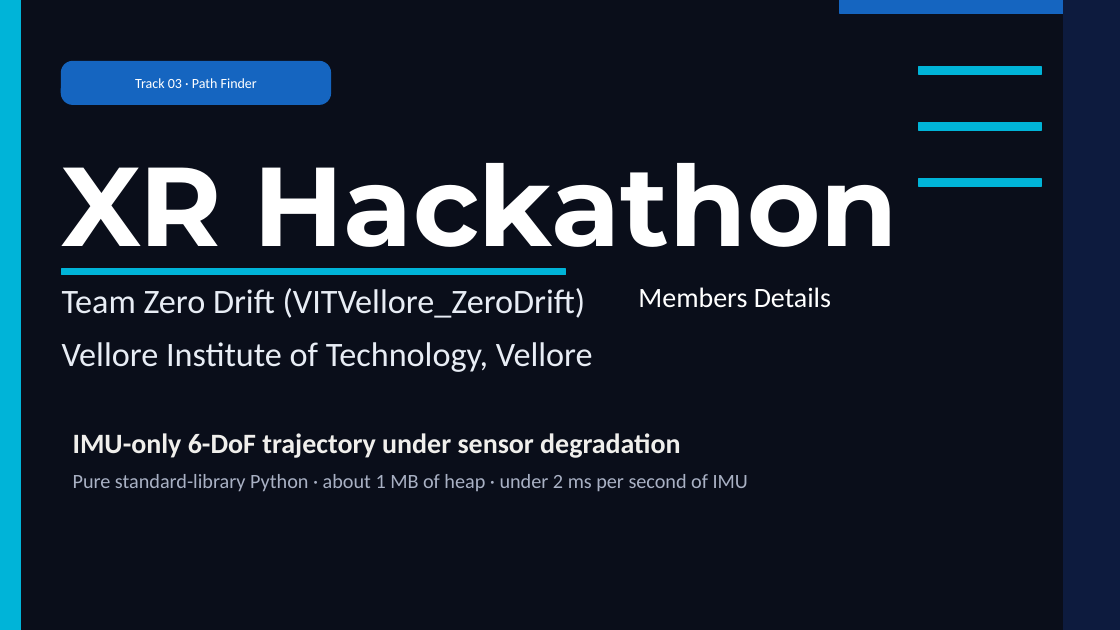
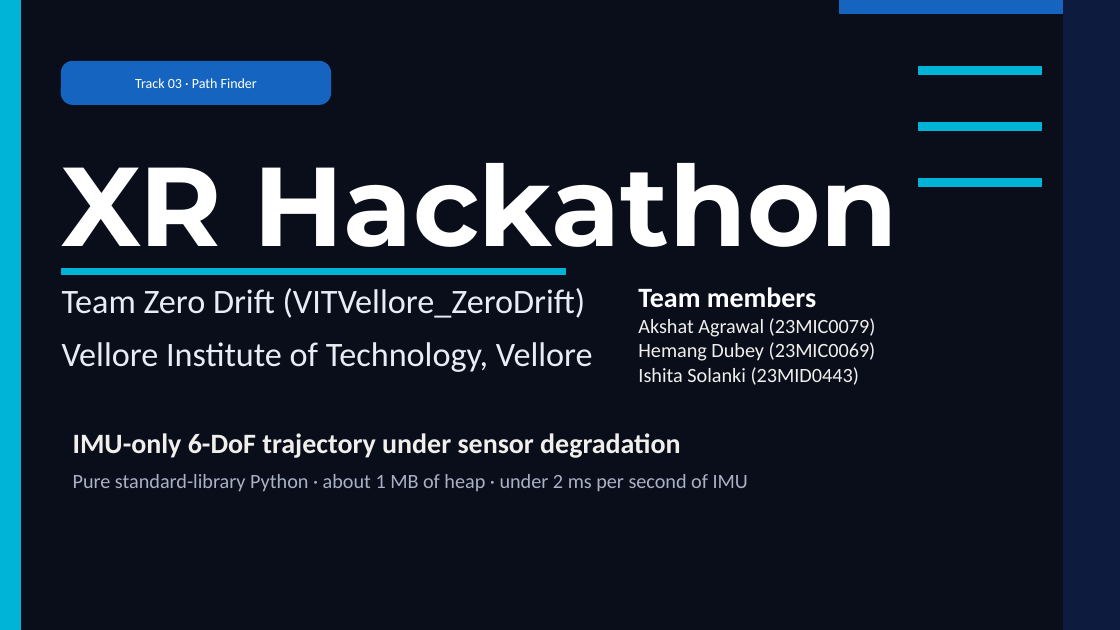
Before and after one commit to akshat333-debug/Ghost-Track, a slide deck: slide 1 of presentation/VITVellore_ZeroDrift.pptx. Drawn at 1120x630 pixels with LibreOffice and Linux fonts; fonts in the diff are those of the drawing. Boxes give left, top, right and bottom in pixels: in the first picture for what was removed or moved away, otherwise in the second. Text is boxed around its words. In the diff, an @@ line names an element or a change of style, - is before the commit and + after.

```diff
--- a/presentation/VITVellore_ZeroDrift.pptx
+++ b/presentation/VITVellore_ZeroDrift.pptx
@@ text at [638,287,876,385]: text changed; size 18 to 13 pt; text colour #FFFFFF to #F0EFEC @@
-Members Details
+Team members
+Akshat Agrawal (23MIC0079)
+Hemang Dubey (23MIC0069)
+Ishita Solanki (23MID0443)
```
Also in this commit, not shown: 1 other slide changed, 11 other files.
